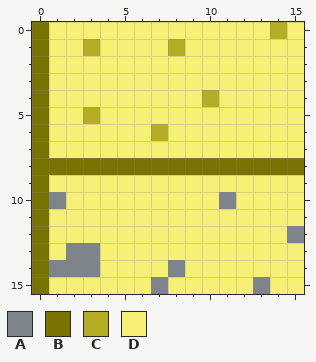
Two states of a pixel-art file, Assets/Sprites/Brute/Tilesets/Terrain/Sand/sand01-outline-bottom-left.aseprite. The picture above was drawn from the file before the commit.
16x16 pixels, 1 frame.
Palette (. is transparent): A #7e858a  B #797302  C #b5ae25  D #f6f076
Pixels before, first column x 0:
 0 BDDDDDDDDDDDDDCD
 1 BDDCDDDDCDDDDDDD
 2 BDDDDDDDDDDDDDDD
 3 BDDDDDDDDDDDDDDD
 4 BDDDDDDDDDCDDDDD
 5 BDDCDDDDDDDDDDDD
 6 BDDDDDDCDDDDDDDD
 7 BDDDDDDDDDDDDDDD
 8 BBBBBBBBBBBBBBBB
 9 BDDDDDDDDDDDDDDD
10 BADDDDDDDDDADDDD
11 BDDDDDDDDDDDDDDD
12 BDDDDDDDDDDDDDDA
13 BDAADDDDDDDDDDDD
14 BAAADDDDADDDDDDD
15 BDDDDDDADDDDDADD
The result:
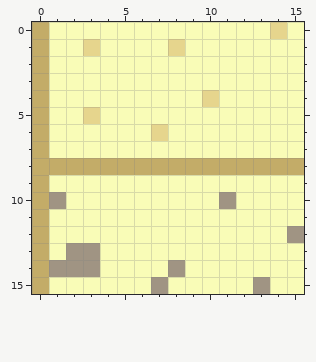
Diff:
Colour A changes from #7e858a to #a09483.
Colour B changes from #797302 to #c3ac68.
Colour C changes from #b5ae25 to #e6d58d.
Colour D changes from #f6f076 to #f9fcb7.
Where, in picture pixels (left, top, right, bottom), the same in both pictures:
changed: (32, 22, 304, 294)
